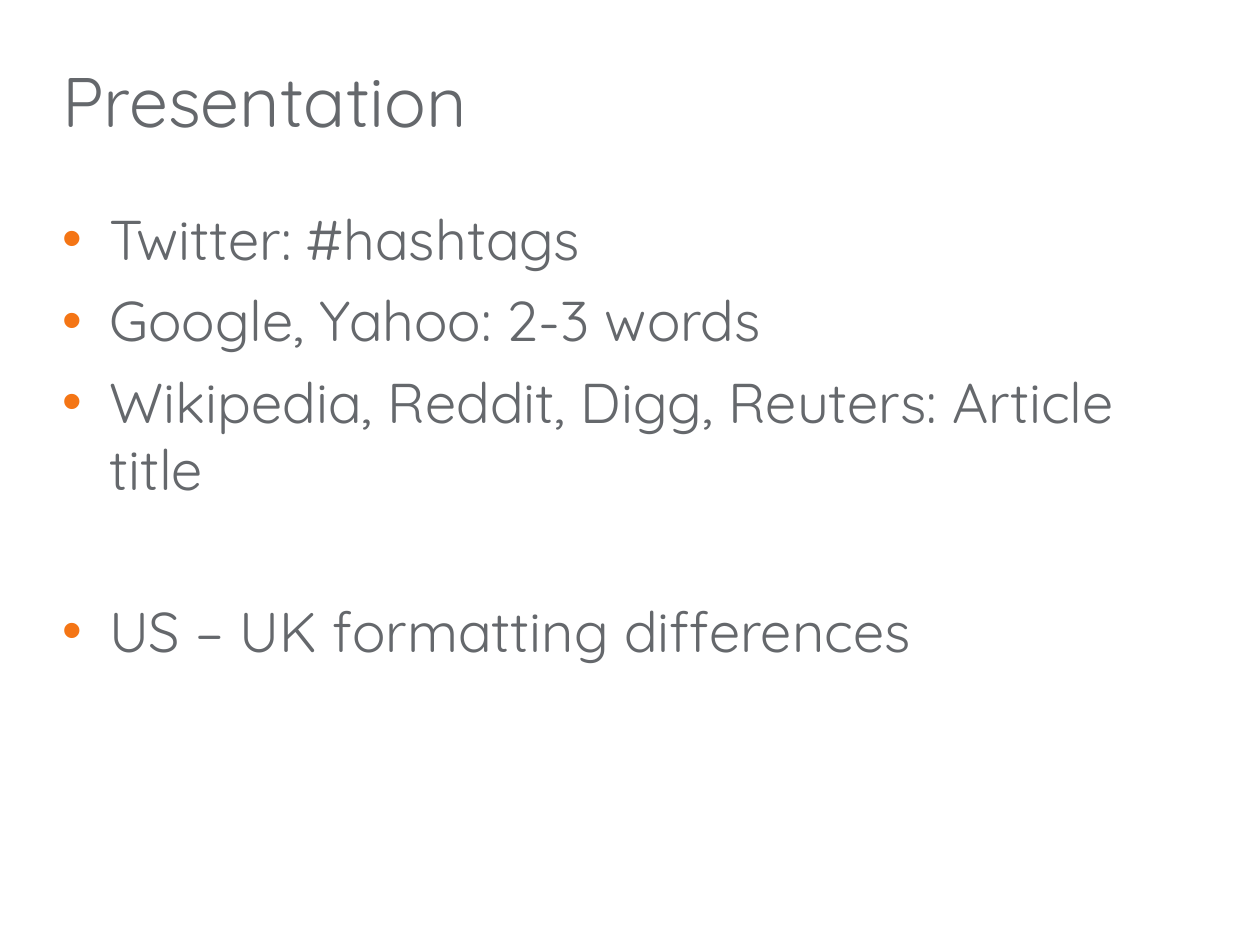
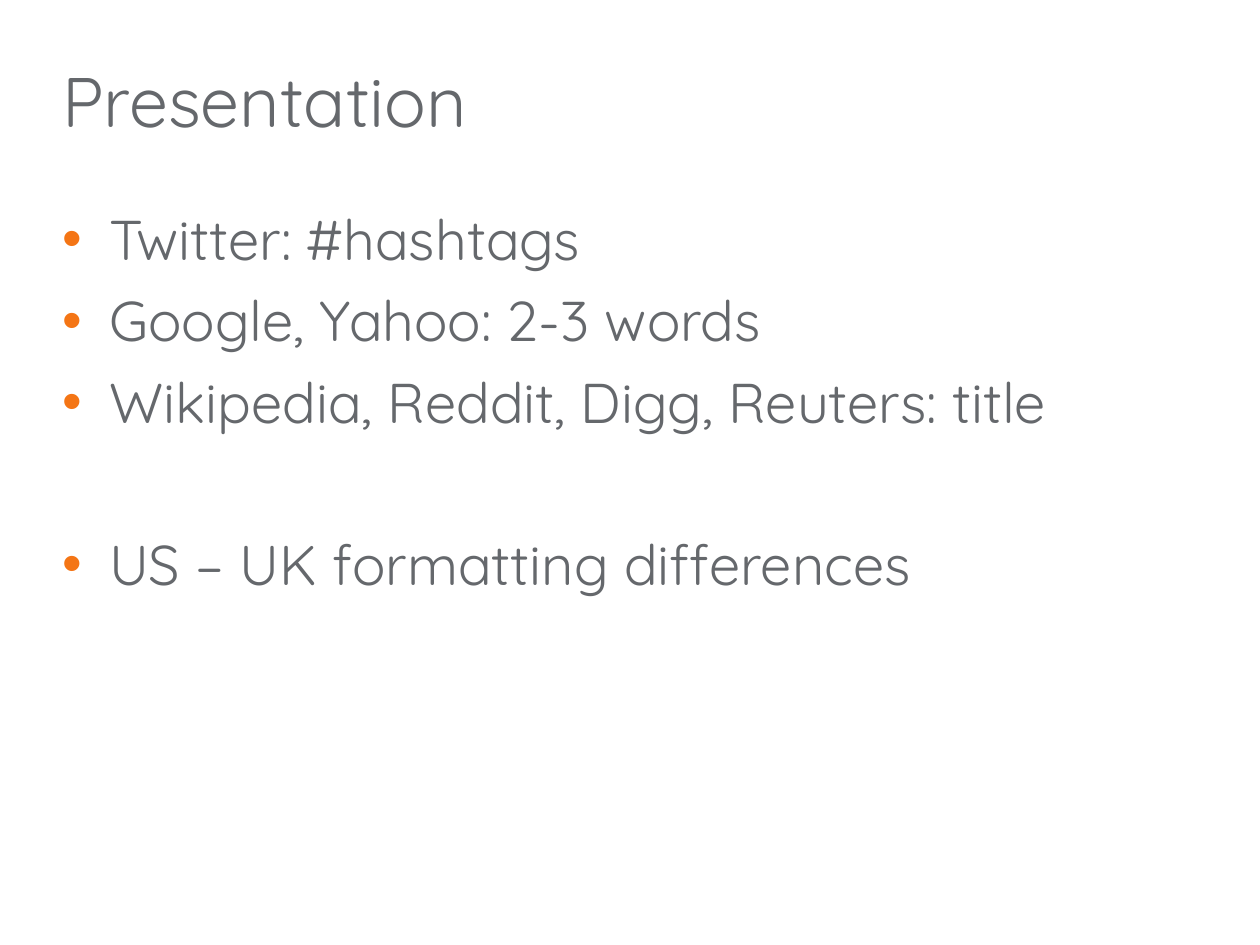
Before and after one commit to sociam/things-we-said-today, a slide deck: slide 8 of things-we-said-today.odp (slide 9 before the commit). Drawn at 1260x945 pixels with LibreOffice and Linux fonts; fonts in the diff are those of the drawing; background and template pictures are left out. Boxes give left, top, right and bottom in pixels: in the first picture for what was removed or moved away, otherwise in the second. Text is boxed around its words. In the diff, an @@ line names an element or a change of style, - is before the commit and + after.

Commit message:
slides

```diff
--- a/things-we-said-today.odp
+++ b/things-we-said-today.odp
@@ text at box(109, 381, 1045, 434): text changed @@
-• Wikipedia, Reddit, Digg, Reuters: Article title
+• Wikipedia, Reddit, Digg, Reuters: title
```
Also in this commit, not shown: 1 slide removed.
